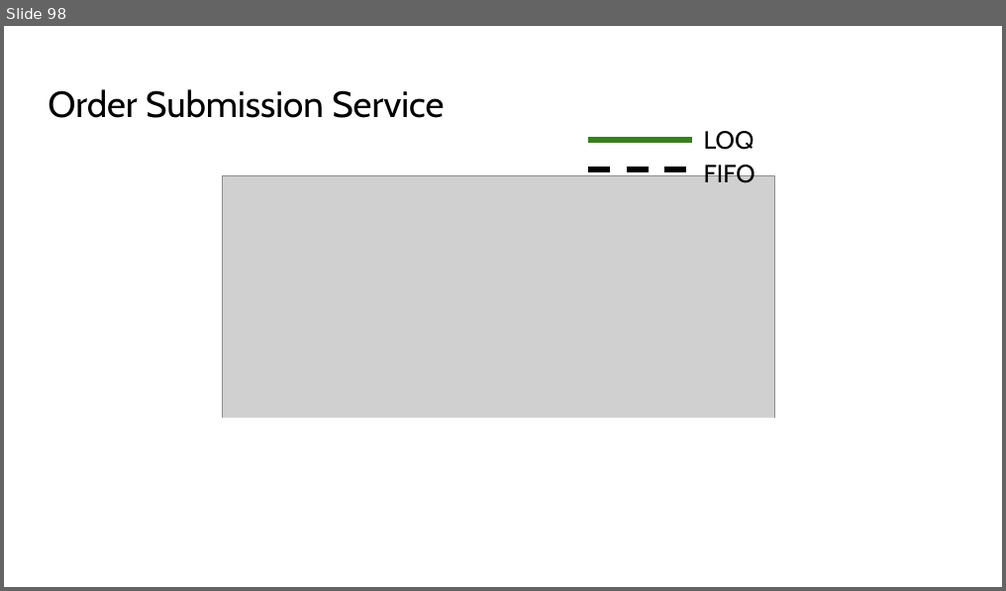
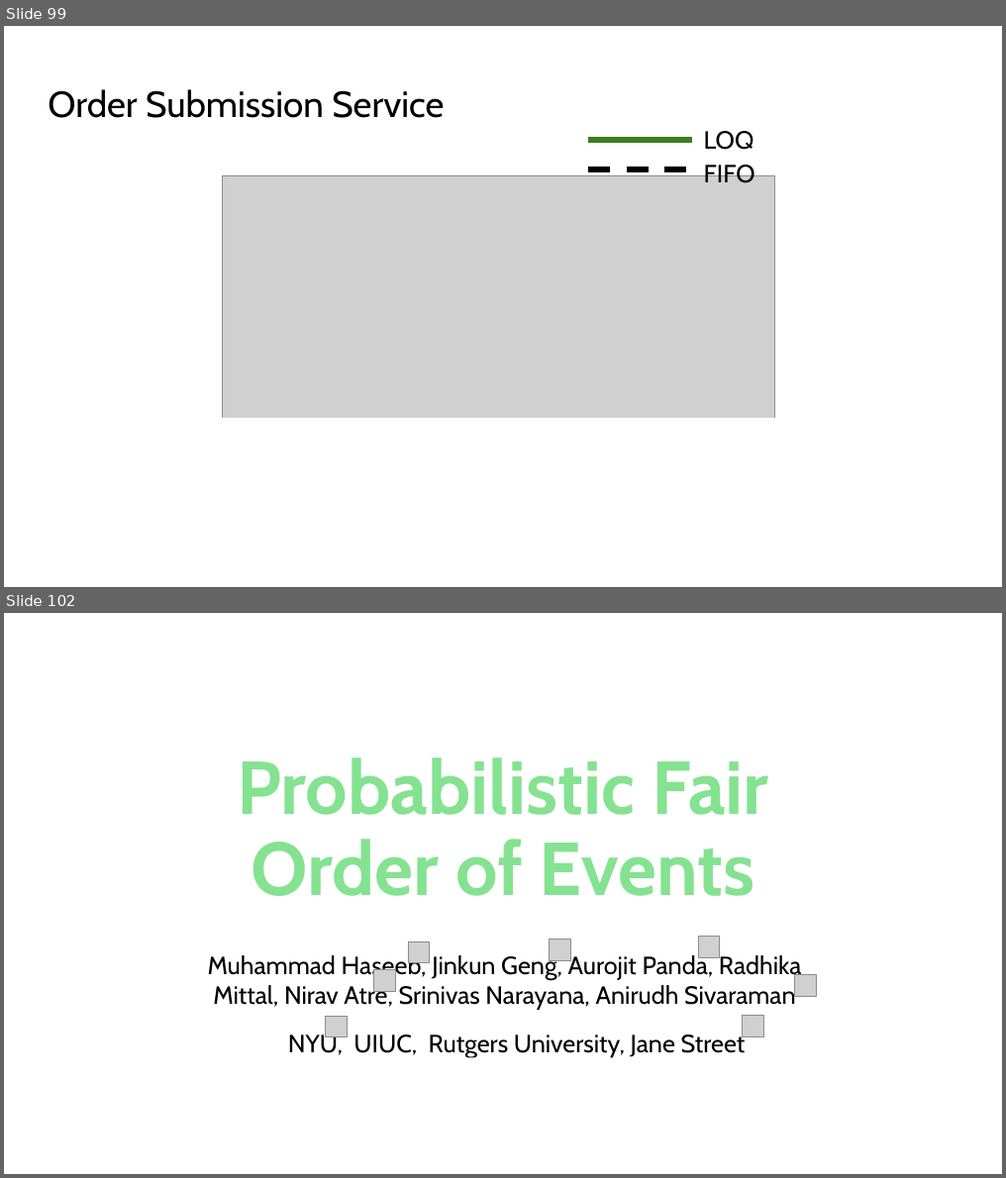
Before and after one commit to HaseebLUMS/Onyx-Presentation, a slide deck: thesis-latency-fairness.pptx. Shown one above the other, each under a label of ours: slide 98 before the commit, slides 99 and 102 after it; the slides between them are not shown. The pictures are 1006x591 and 1006x1178 pixels, drawn with LibreOffice and Linux fonts; fonts in the diff are those of the drawing; grey boxes stand for pictures; background and template pictures are left out. Boxes give left, top, right and bottom in pixels: in the first picture for what was removed or moved away, otherwise in the second. Text is boxed around its words. In the diff, an @@ line names an element or a change of style, - is before the commit and + after.

```diff
--- a/thesis-latency-fairness.pptx
+++ b/thesis-latency-fairness.pptx
@@ slide 102 added at [4,613,1002,1174], background #FFFFFF @@
@@ title added at [237,758,768,896], 72 pt, text pattern #196B24 on #84E291, bold @@
+Probabilistic Fair Order of Events
@@ picture added at [698,937,720,959] @@
@@ text added at [208,954,801,1010], 24 pt, text #000000 @@
+Muhammad Haseeb, Jinkun Geng, Aurojit Panda, Radhika Mittal, Nirav Atre, Srinivas Narayana, Anirudh Sivaraman
@@ picture added at [408,942,430,963] @@
@@ picture added at [549,940,570,961] @@
@@ picture added at [374,969,396,992] @@
@@ picture added at [795,974,816,996] @@
@@ picture added at [325,1017,347,1039] @@
@@ picture added at [743,1015,764,1038] @@
@@ rectangle added at [270,1058,720,1087], fill #FFFFFF @@
@@ text added at [288,1032,746,1059], 24 pt, text #000000 @@
+NYU, UIUC, Rutgers University, Jane Street
@@ what was slide 98 is now slide 99 @@
```
Also in this commit, not shown: 1 slide changed, 34 other slides added, 1 other file.
